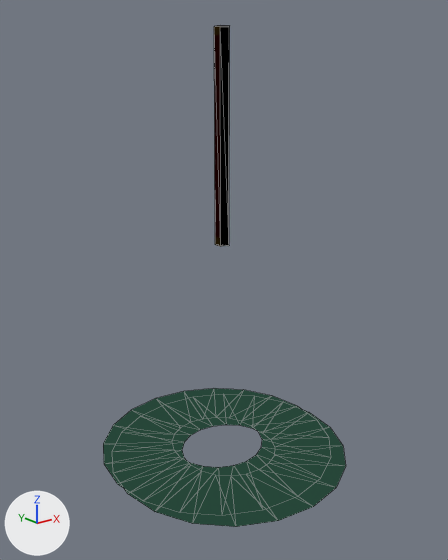
Two versions of the glTF model assets/props/jade_pendant.glb, one commit apart.
Both versions are drawn from a 50 mm camera at (-0.1484, -0.1864, 0.1498) aimed at (-0.0009, -0.002, 0.0761). Arrows for +X, +Y and +Z are at lower left; the lights stay in place. The first picture is the older version. Mesh edges are drawn as thin lines. Where no turn or scale is listed for an object, it has been applied to the vertices.

In view in the first picture: 'Cord', 'Ring', 'RingB'.
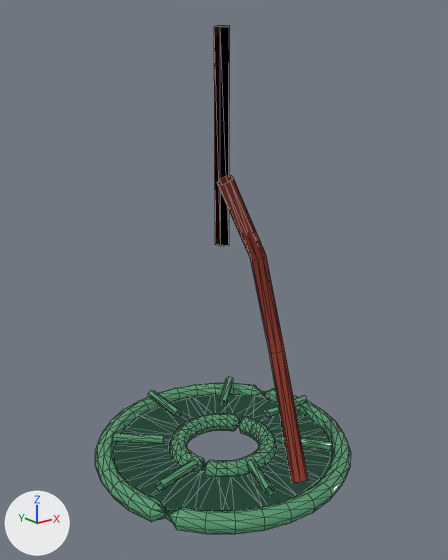
What differs and where, as boxes [x1, y1, x2, y2] in the pictures (448 x 560 px):
'Art_M_Jade', added (green)
    after: [95, 376, 350, 534]
'Art_CinnabarBinding', added (red)
    after: [217, 176, 309, 483]

What the commit changed:
Picture 't_jade.001' (img_t_jade_001) is new.
Material 'CinnabarBinding' (mat_cinnabarbinding) is new.
Its base color is (0.27, 0.033, 0.017) (red #8e3323).
Its roughness is 0.91.
Material 'M_Jade.001' (mat_m_jade_001) is new.
Its texture is img_t_jade_001.
Its roughness is 0.15.
Its emission color is (0.02, 0.06, 0.04) (dark green #274538).
Its emission strength is 1.0.
Mesh me_art_cinnabarbinding is new.
It has 32 vertices, 48 faces and spans x -0.0089..0.0162, y -0.0497..-0.0058, z 0.0051..0.1184.
It uses material mat_cinnabarbinding (red #8e3323).
Mesh me_art_m_jade is new.
It has 617 vertices, 1108 faces and spans x -0.055..0.055, y -0.055..0.055, z -0.004..0.01.
It uses material mat_m_jade_001 (picture img_t_jade_001).
Object 'Art_CinnabarBinding' (ob_art_cinnabarbinding) is new; it shows me_art_cinnabarbinding.
Its location is (0.0, 0.0, 0.0).
Object 'Art_M_Jade' (ob_art_m_jade) is new; it shows me_art_m_jade.
Its location is (0.0, 0.0, 0.0).
